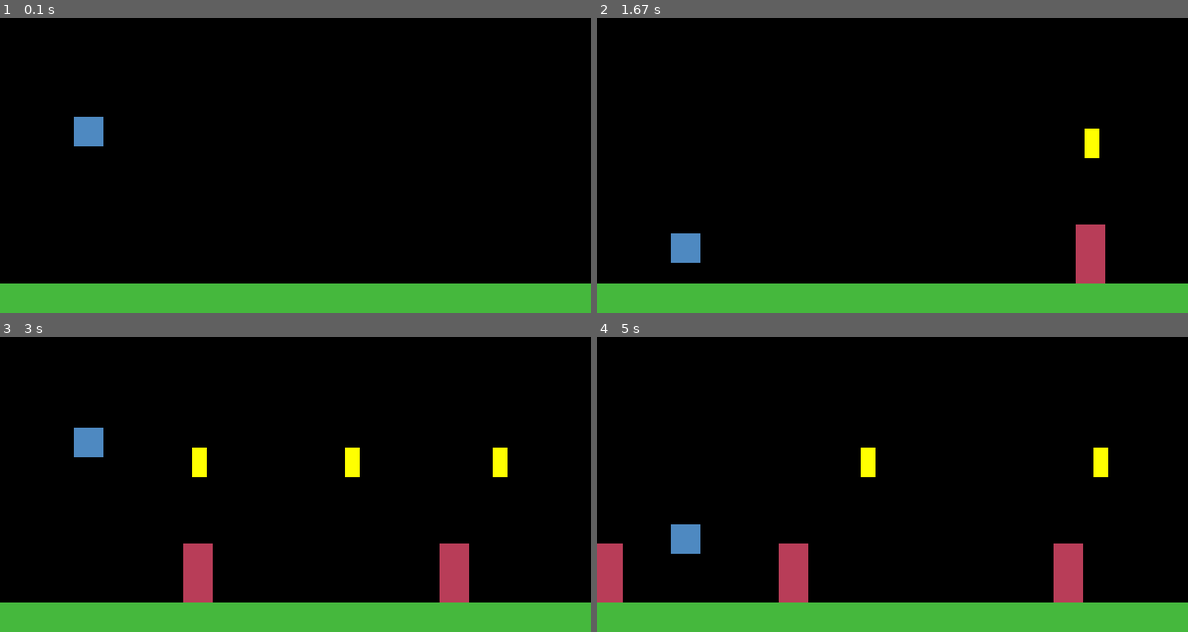
Above: before the commit, frames 1-4 (two rows, left to right).
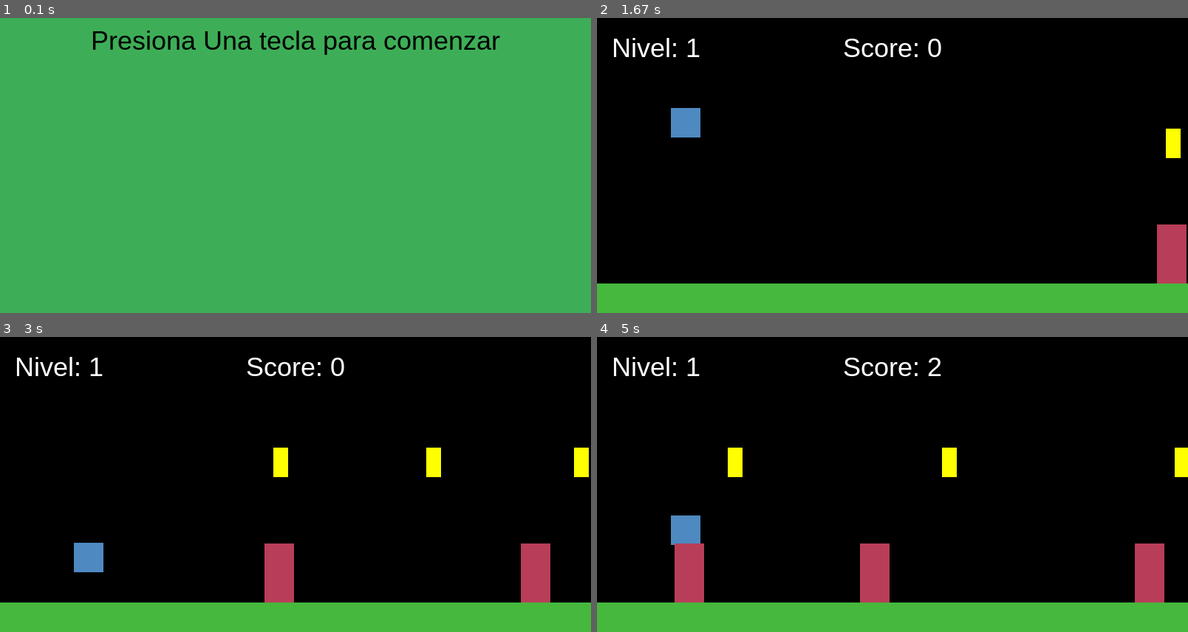
Above: after the commit, the same moments.

Repository: iSebass/PythonProjects
Game: pygame game, started from PyGame/CursoCodigoFacilito/CREACION_VIDEOJUEGO/main.py
The game is run twice, just before and just after one commit, with the same random seed, the same clock (stepped at 60 frames per second) and the same inputs.
Inputs:
- Up to frame 1 (0.1 s): no input
- Up to frame 2 (1.67 s): tap Space at 0.33, 0.67, 1.07, 1.37 s
- Up to frame 3 (3 s): tap Space at 1.9, 2.2, 2.4, 2.7, 2.97 s
- Up to frame 4 (5 s): tap Space at 3.3, 3.6, 3.73, 4.13, 4.43, 4.8 s

The runs differ from the first frame. In frame 1, 99% of the frame differs, in the area x 0-100%, y 0-100%; in frame 2, 4.2%; in frame 3, 7.2%; in frame 4, 7.9%.

Commit message:
Se agrega sonido al juego ademas de moneas y bloques

Diff:
--- a/PyGame/CursoCodigoFacilito/CREACION_VIDEOJUEGO/game/config.py
+++ b/PyGame/CursoCodigoFacilito/CREACION_VIDEOJUEGO/game/config.py
@@ -4,11 +4,13 @@
 TITLE = 'iSebasGAME'
 
 #DEFINIMOS LOS COLORES A TRABAJAR
-BLACK = (0,0,0)
-GREEN = (69,184,61)
-BLUE  = (78,137,193)
-RED   = (184,61,88)
-YELLOW = (255,255,0)
+BLACK       = (0,0,0)
+GREEN       = (69,184,61)
+BLUE        = (78,137,193)
+RED         = (184,61,88)
+YELLOW      = (255,255,0)
+WHITE       = (255,255,255)
+GREEN_LIGHT = (61,174,87)
 
 #CONSTANTES DE PLAYER
 PLAYER_GRAV = 1.2
@@ -21,4 +23,8 @@
 FPS = 60
 
 #COINS
-MAX_COINS = 10
+MAX_COINS = 15
+
+#FONTS
+FONT = 'Arial'
+TEXT_POS_Y = 20
--- a/PyGame/CursoCodigoFacilito/CREACION_VIDEOJUEGO/game/game.py
+++ b/PyGame/CursoCodigoFacilito/CREACION_VIDEOJUEGO/game/game.py
@@ -21,16 +21,23 @@
         self.surface = pygame.display.set_mode(  (WIDTH, HEIGHT) )
         pygame.display.set_caption(TITLE)
         self.runing  = True
-        self.playing = True
+
 
         self.dir        = os.path.dirname(__file__)
         self.dir_sounds = os.path.join(self.dir, 'sources/Sounds')
 
+        self.font = pygame.font.match_font(FONT)
+
+        self.clock = pygame.time.Clock()
+
     def start(self):
+        self.menu()
         self.new()
 
     def new(self):
+        self.playing = True
         self.score = 0
+        self.lvl = 0
         self.generate_elements()
         self.run()
 
@@ -47,9 +54,9 @@
         self.sprites.add(self.player)
 
         self.generate_walls()
-        self.generate_coin()
 
-        self.clock = pygame.time.Clock()
+
+
 
     def generate_coin(self):
         last_position = WIDTH+100
@@ -77,13 +84,15 @@
                 self.sprites.add(wall)
                 self.walls.add(wall)
 
+            self.lvl +=1
+            self.generate_coin()
 
     def run(self):
         while self.runing:
             self.clock.tick(FPS)
             self.events()
+            self.update()
             self.draw()
-            self.update()
 
     def events(self):
         for event in pygame.event.get():
@@ -95,15 +104,33 @@
         if key[pygame.K_SPACE]:
             self.player.jump()
 
+        if key[pygame.K_r] and not self.playing:
+            self.new()
+
     def draw(self):
         self.surface.fill(BLACK)
+        self.draw_text()
+
         self.sprites.draw(self.surface)
+        pygame.display.flip()
+
+    def draw_text(self):
+        self.display_text( "Score: "+str(self.score), 36, WHITE, WIDTH//2, TEXT_POS_Y)
+        self.display_text( "Nivel: "+str(self.lvl), 36, WHITE, WIDTH//10, TEXT_POS_Y)
+        if not self.playing:
+             self.display_text( "Perdiste !!", 60, WHITE, WIDTH//2, HEIGHT//2)
+             self.display_text( "Press R to Reload", 35, WHITE, WIDTH//2, 100)
+
+    def display_text(self, text, size, color, posx, posy):
+        font = pygame.font.Font(self.font, size)
+        text = font.render(text, True, color)
+        rect = text.get_rect()
+        rect.midtop = (posx, posy)
+
+        self.surface.blit(text, rect)
 
     def update(self):
         if self.playing:
-            pygame.display.flip()
-
-
             wall = self.player.collide_with(self.walls)
             if wall:
                 if self.player.collide_bottom(wall):
@@ -127,8 +154,6 @@
             self.update_elements(self.Coins)
             self.generate_walls()
 
-
-
     def update_elements(self, elements):
         for element in elements:
             if not element.rect.right>0:
@@ -144,3 +169,22 @@
     def stop_elements(self, elements):
         for element in elements:
             element.stop()
+
+    def menu(self):
+        self.surface.fill(GREEN_LIGHT)
+        self.display_text('Presiona Una tecla para comenzar',36, BLACK, WIDTH//2, 10)
+        pygame.display.flip()
+        self.wait()
+
+    def wait(self):
+        wait = True
+        while wait:
+            self.clock.tick(FPS)
+
+            for event in pygame.event.get():
+                if event.type == pygame.QUIT:
+                    wait = False
+                    self.runing = False
+                    pygame.quit()
+                if event.type == pygame.KEYUP:
+                    wait = False
